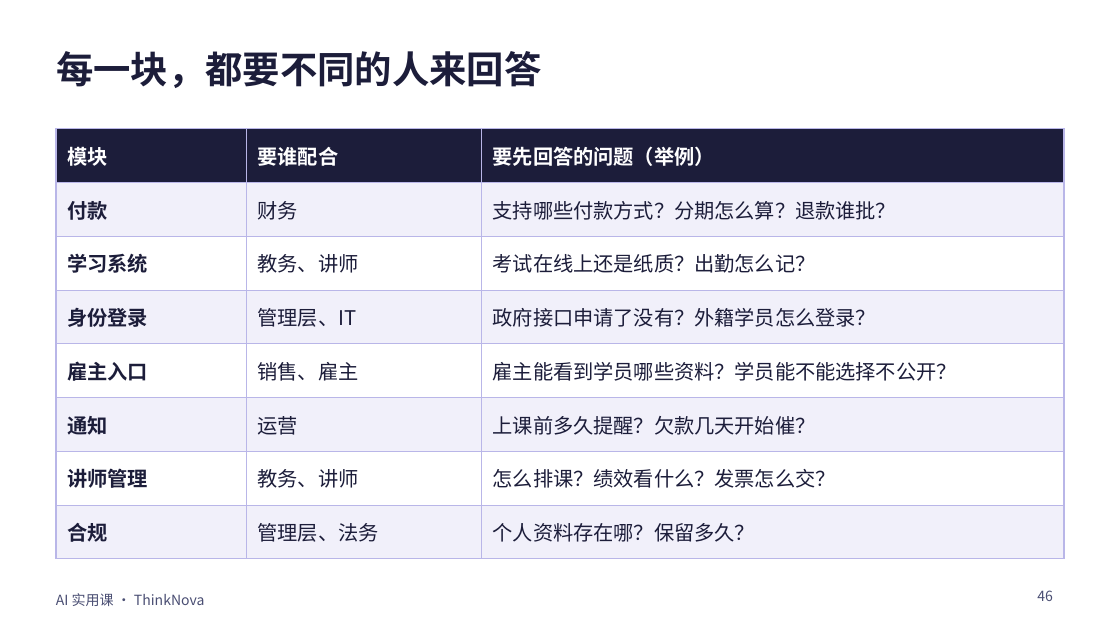
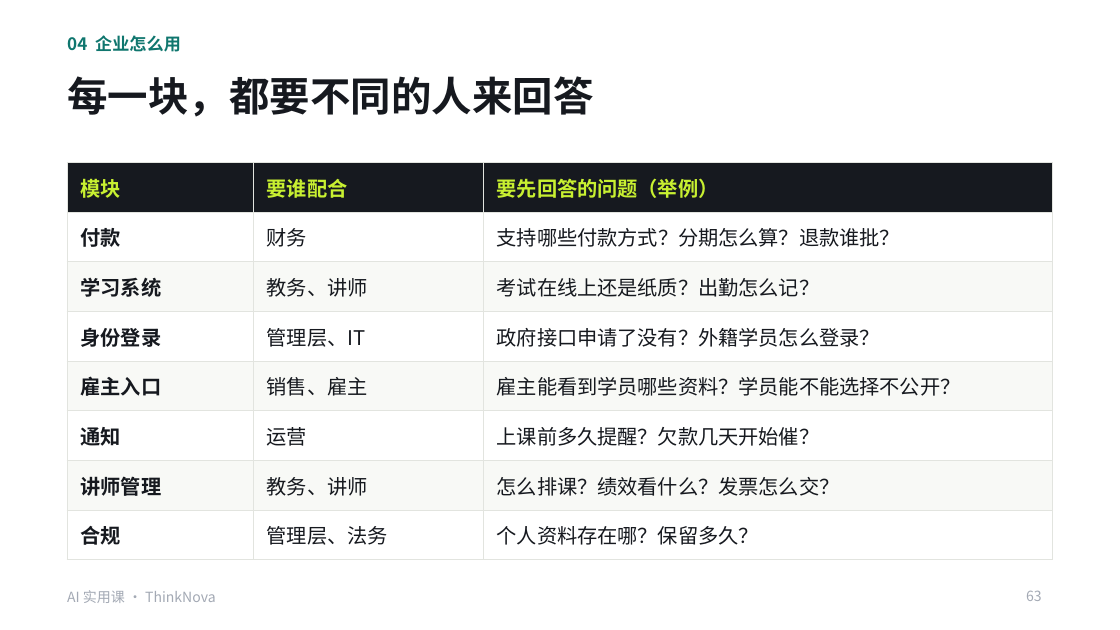
Before and after one commit to freyhuang-11/thinknova-memory, a slide deck: slide 63 of courses/小生意实用课/AI实用课_Codex提效.pptx (slide 46 before the commit). Drawn at 1120x630 pixels with LibreOffice and Linux fonts; fonts in the diff are those of the drawing. Boxes give left, top, right and bottom in pixels: in the first picture for what was removed or moved away, otherwise in the second. Text is boxed around its words. In the diff, an @@ line names an element or a change of style, - is before the commit and + after.

```diff
--- a/courses/小生意实用课/AI实用课_Codex提效.pptx
+++ b/courses/小生意实用课/AI实用课_Codex提效.pptx
@@ text added at (67, 35, 181, 52), 11 pt, text #0F766E, bold @@
+04 企业怎么用
@@ title "每一块，都要不同的人来回答": place and size @@
-title "每一块，都要不同的人来回答" at (56, 51, 541, 88)
+title "每一块，都要不同的人来回答" at (67, 76, 593, 117)
@@ title "每一块，都要不同的人来回答" at (67, 76, 593, 117): size 24 to 26 pt, text colour #1C1D3A to #16191F @@
@@ table at (67, 162, 1052, 549) @@
@@ fill #1C1D3A to #16191F in row 1 @@
@@ fill #F1F0FA to #FFFFFF in 12 cells @@
@@ fill #FFFFFF to #F8F9F6 in 9 cells @@
@@ text colour #FFFFFF to #C8F031 in "模块", "要谁配合", "要先回答的问题（举例）" @@
@@ text colour #1C1D3A to #16191F @@
@@ borders changed @@
@@ table: place and size @@
-table at (56, 129, 1064, 546)
+table at (67, 162, 1052, 549)
@@ text "AI 实用课 · ThinkNova": place and size @@
-text "AI 实用课 · ThinkNova" at (56, 593, 204, 606)
+text "AI 实用课 · ThinkNova" at (67, 590, 215, 603)
@@ text "AI 实用课 · ThinkNova" at (67, 590, 215, 603): text colour #4A4E73 to #A3A9B4 @@
@@ page number added at (1026, 591, 1042, 601), 9 pt, text #A3A9B4 @@
+63
@@ page number removed at (1037, 590, 1053, 601) @@
-46
```
Also in this commit, not shown: 43 other slides changed, 24 slides added, 7 slides removed, 3 other files.
